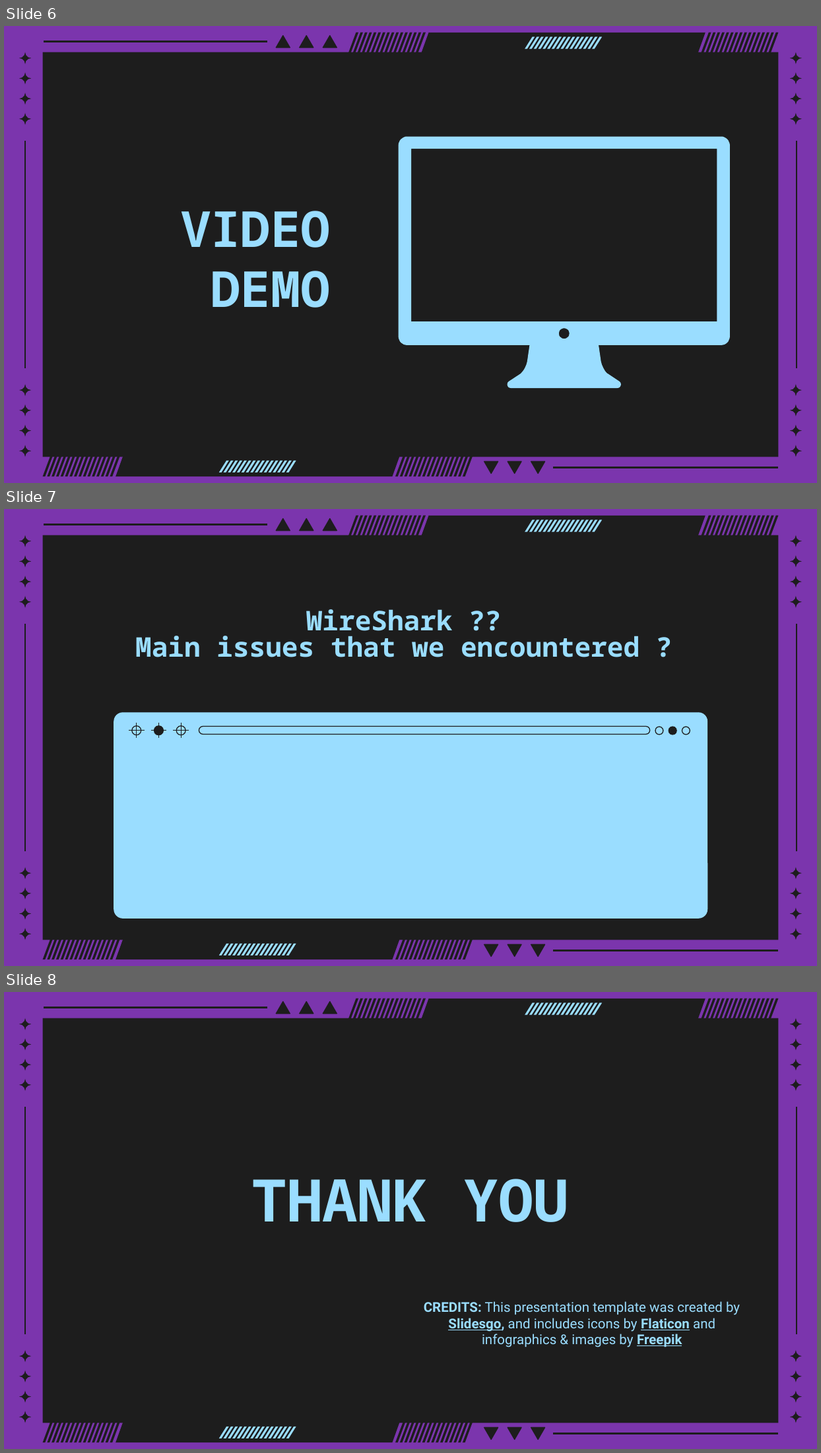
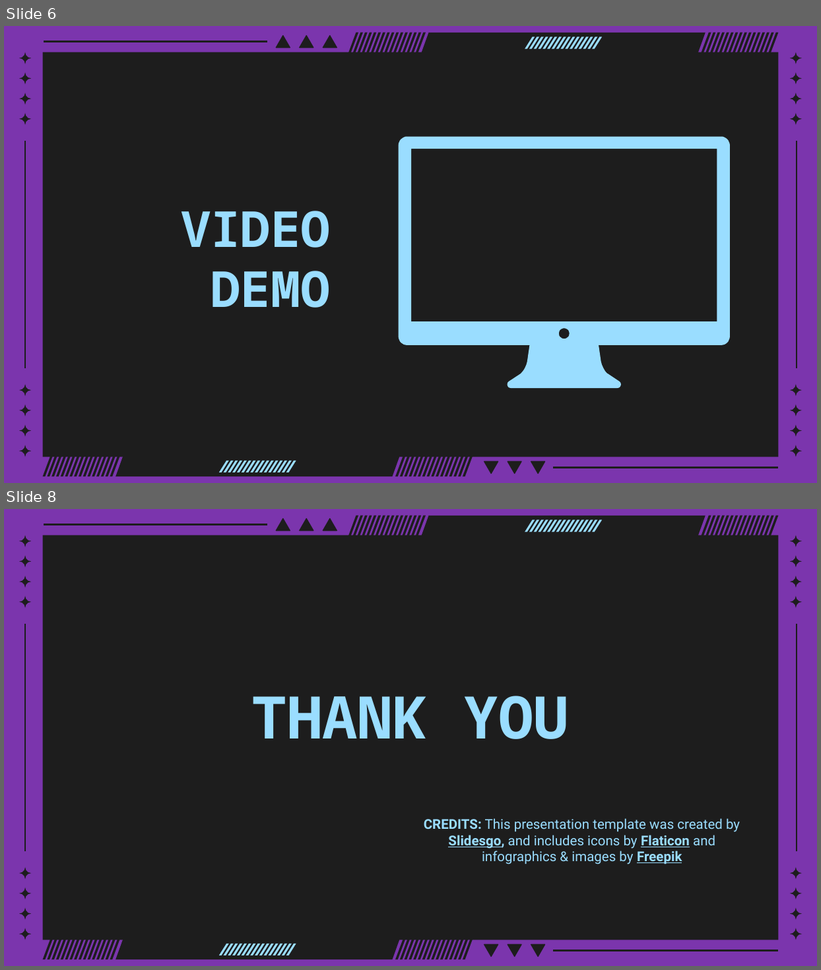
Before and after one commit to fattysun1121/data-comm-group, a slide deck: ppt/242 tictactoe presentation.pptx. Shown one above the other, each under a label of ours: slides 6, 7 and 8 before the commit, slides 6 and 8 after it; the slides between them are not shown. The pictures are 821x1453 and 821x970 pixels, drawn with LibreOffice and Linux fonts; fonts in the diff are those of the drawing. Boxes give left, top, right and bottom in pixels: in the first picture for what was removed or moved away, otherwise in the second. Text is boxed around its words. In the diff, an @@ line names an element or a change of style, - is before the commit and + after.

Commit message:
this version is improved but still incomplete
1. no video
2. add our roles?
3. more techinal details in "our approach" slide?
4. just more technical details (on slide 7 instead of "further steps")?

```diff
--- a/ppt/242 tictactoe presentation.pptx
+++ b/ppt/242 tictactoe presentation.pptx
@@ slide 7 removed at (x1=4, y1=509, x2=817, y2=966), background #7B35AD; not listed: 125 template elements that a slide beside it also shows @@
@@ title removed at (x1=135, y1=609, x2=640, y2=657) @@
-WireShark ??
-Main issues that we encountered ?
@@ rounded rectangle removed at (x1=114, y1=712, x2=708, y2=919) @@
@@ group removed at (x1=128, y1=723, x2=690, y2=738): 6 ellipses, 6 lines, 1 rounded rectangle @@
```
Also in this commit, not shown: 5 slides changed, 1 slide added.
